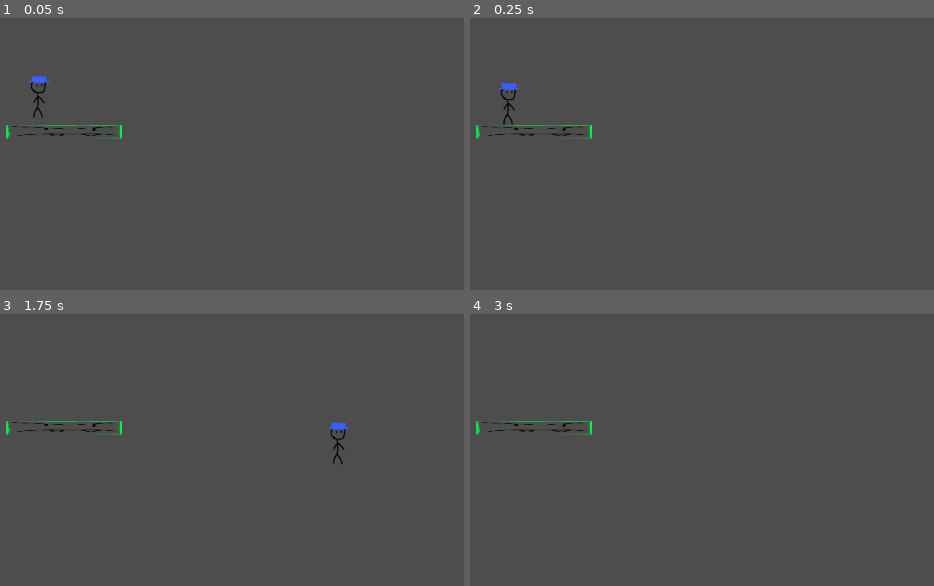
Above: before the commit, frames 1-4 (two rows, left to right).
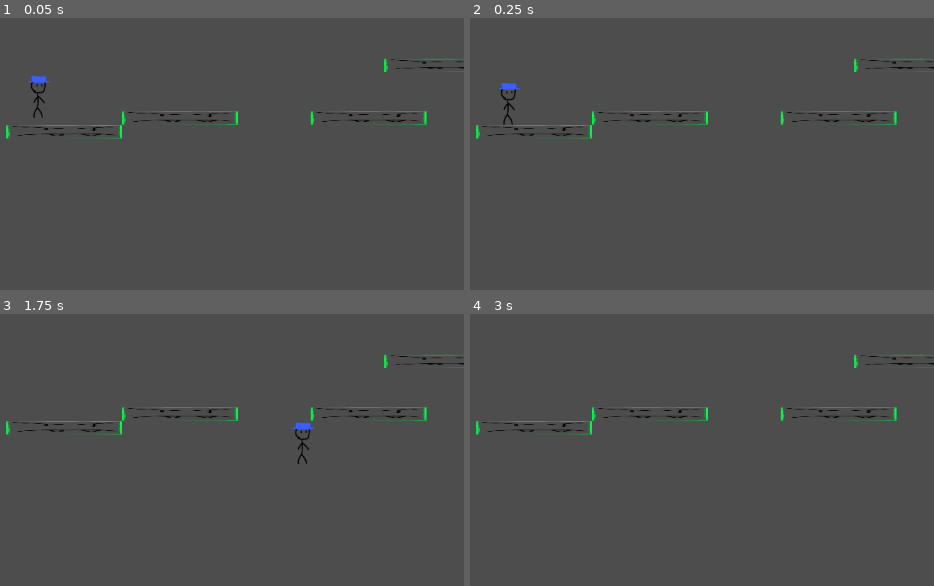
Above: after the commit, the same moments.

Repository: 1054009/2D_PlatformerTest
Game: Godot game, scene res://scenes/test_level.tscn
Same seed, same stepped clock (60 frames per second), same inputs: the game is played once before the commit and once after it.
Inputs:
- Up to frame 1 (0.05 s): no input
- Up to frame 2 (0.25 s): no input
- Up to frame 3 (1.75 s): tap Enter at 0.5 s; hold Shift (MOVE_FAST) 0.53-1.28 s; hold D (MOVE_RIGHT) from 0.53 s (still down); tap Space (MOVE_JUMP) at 0.77, 1.52 s; tap Shift (MOVE_FAST) at 1.35 s
- Up to frame 4 (3 s): release D (MOVE_RIGHT) at 2.03 s; hold A (MOVE_LEFT) 2.03-2.78 s; hold Shift (MOVE_FAST) 2.03-2.78 s; tap Space (MOVE_JUMP) at 2.75 s; hold D (MOVE_RIGHT) from 2.78 s (still down); tap Shift (MOVE_FAST) at 2.85 s

The runs differ from the first frame. In frame 1, 0.7% of the frame differs, in the area x 26-100%, y 15-40%; in frame 2, 0.7%; in frame 3, 1.1%, in the area x 26-100%, y 15-56%; in frame 4, 0.7%.

Commit message:
Some more platforms

Diff:
--- a/src/scenes/test_level.tscn
+++ b/src/scenes/test_level.tscn
@@ -10,11 +10,52 @@
 
 [node name="world" type="StaticBody2D" parent="."]
 
-[node name="collider" type="CollisionShape2D" parent="world"]
+[node name="platform001" type="StaticBody2D" parent="world"]
+
+[node name="collider" type="CollisionShape2D" parent="world/platform001"]
 position = Vector2(-0.5, 0)
 shape = SubResource("RectangleShape2D_rcddu")
 
-[node name="sprite" type="Sprite2D" parent="world"]
+[node name="sprite" type="Sprite2D" parent="world/platform001"]
+texture_filter = 1
+position = Vector2(-0.499999, 0.500001)
+scale = Vector2(2.60938, 0.296875)
+texture = ExtResource("1_ya8vt")
+
+[node name="platform002" type="StaticBody2D" parent="world"]
+position = Vector2(167, -20)
+
+[node name="collider" type="CollisionShape2D" parent="world/platform002"]
+position = Vector2(-0.5, 0)
+shape = SubResource("RectangleShape2D_rcddu")
+
+[node name="sprite" type="Sprite2D" parent="world/platform002"]
+texture_filter = 1
+position = Vector2(-0.499999, 0.500001)
+scale = Vector2(2.60938, 0.296875)
+texture = ExtResource("1_ya8vt")
+
+[node name="platform003" type="StaticBody2D" parent="world"]
+position = Vector2(439, -20)
+
+[node name="collider" type="CollisionShape2D" parent="world/platform003"]
+position = Vector2(-0.5, 0)
+shape = SubResource("RectangleShape2D_rcddu")
+
+[node name="sprite" type="Sprite2D" parent="world/platform003"]
+texture_filter = 1
+position = Vector2(-0.499999, 0.500001)
+scale = Vector2(2.60938, 0.296875)
+texture = ExtResource("1_ya8vt")
+
+[node name="platform004" type="StaticBody2D" parent="world"]
+position = Vector2(545, -96)
+
+[node name="collider" type="CollisionShape2D" parent="world/platform004"]
+position = Vector2(-0.5, 0)
+shape = SubResource("RectangleShape2D_rcddu")
+
+[node name="sprite" type="Sprite2D" parent="world/platform004"]
 texture_filter = 1
 position = Vector2(-0.499999, 0.500001)
 scale = Vector2(2.60938, 0.296875)
